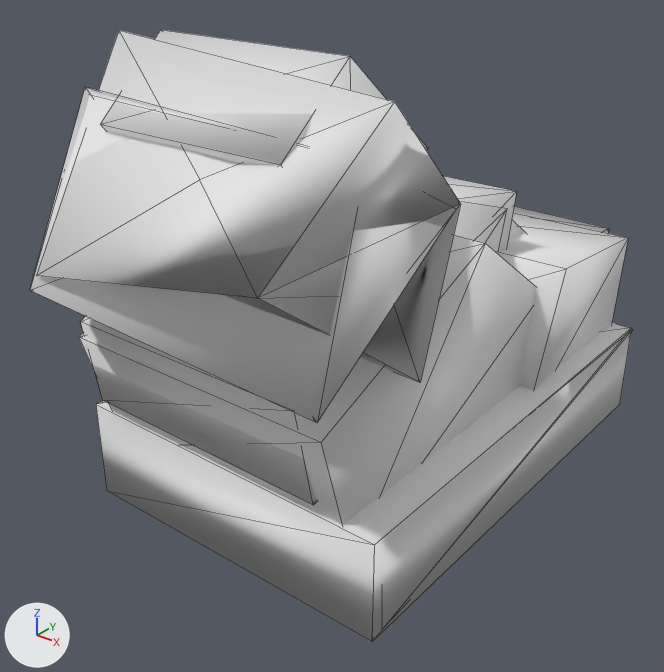
The OBJ model src/main/resources/assets/kn8/meshes/hakua/foot_left.obj: old version first, new version second.
One viewpoint serves both versions: a 50 mm lens placed at (0.0432, -0.0864, 0.1634), pointed at (-0.1049, 0.0987, 0.0487). Arrows for +X, +Y and +Z are at lower left; the lights stay in place. The first picture is the older version. Mesh edges are drawn as thin lines. Where no turn or scale is listed for an object, it has been applied to the vertices. Vertices at exactly the same position are counted once.

The scene before the commit, as lines of its bpy script (objects in view):
```python
me_foot_left = bpy.data.meshes.new('foot_left')
me_foot_left.from_pydata(...)  # 108 vertices, 173 faces; spans x -0.153..-0.054, y 0.019..0.212, z 0.0..0.133
ob_foot_left = bpy.data.objects.new('foot_left', me_foot_left)
ob_foot_left.location = (0.0, 0.0, 0.0)
```
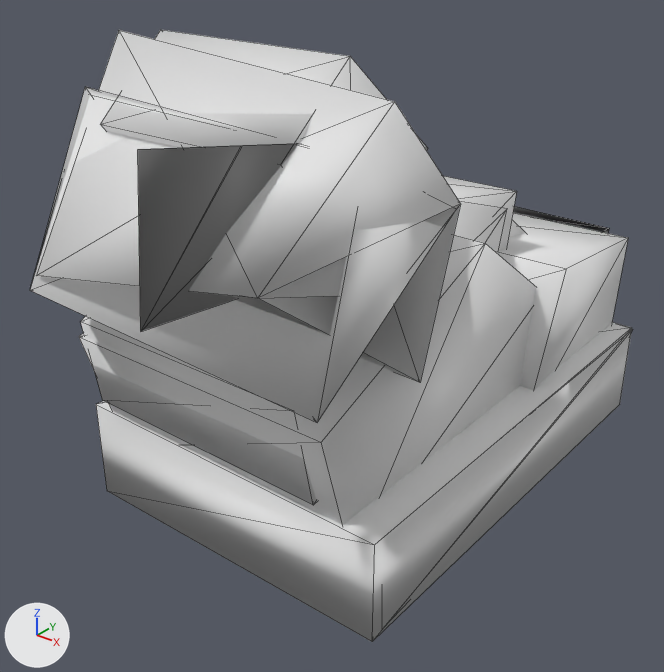
What differs and where, as boxes (x1, y1, x2, y2) in the pictures (664 x 672 px):
```json
{"part": 1, "of": "me_foot_left", "change": "built on", "before": [259, 204, 460, 298], "after": [138, 144, 460, 331]}
```

The change, as JSON lines over the scene's bpy script:
```json
{"block": "me_foot_left", "where": "# used by ob_foot_left; location = (0.0, 0.0, 0.0)"}
{"op": "remove", "block": "me_foot_left", "code": "me_foot_left.from_pydata(...)  # 108 vertices, 173 faces; spans x -0.153..-0.054, y 0.019..0.212, z 0.0..0.133"}
{"op": "add", "block": "me_foot_left", "code": "me_foot_left.from_pydata(...)  # 115 vertices, 179 faces; spans x -0.153..-0.054, y 0.01..0.212, z 0.0..0.133"}
{"block": "me_foot_left", "change": "me_foot_left part 1"}
{"block": "me_foot_left", "change": "3 faces are deleted"}
{"block": "me_foot_left", "change": "7 vertices are added at x -0.078, y 0.01..0.062, z 0.087..0.124"}
{"block": "me_foot_left", "change": "9 new faces join them"}
{"block": "me_foot_left", "change": "other edits to the shape of me_foot_left do not show in these pictures"}
```
